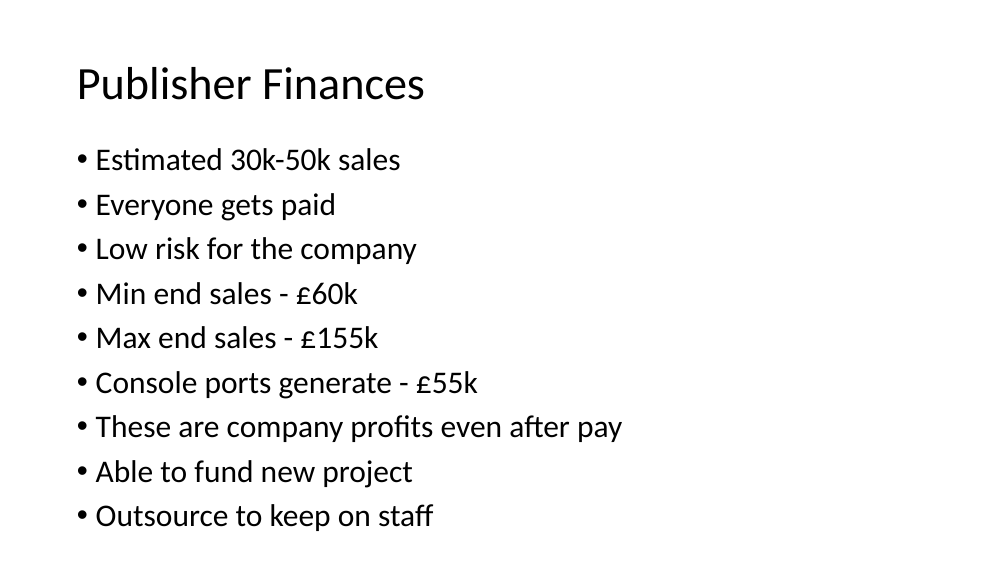
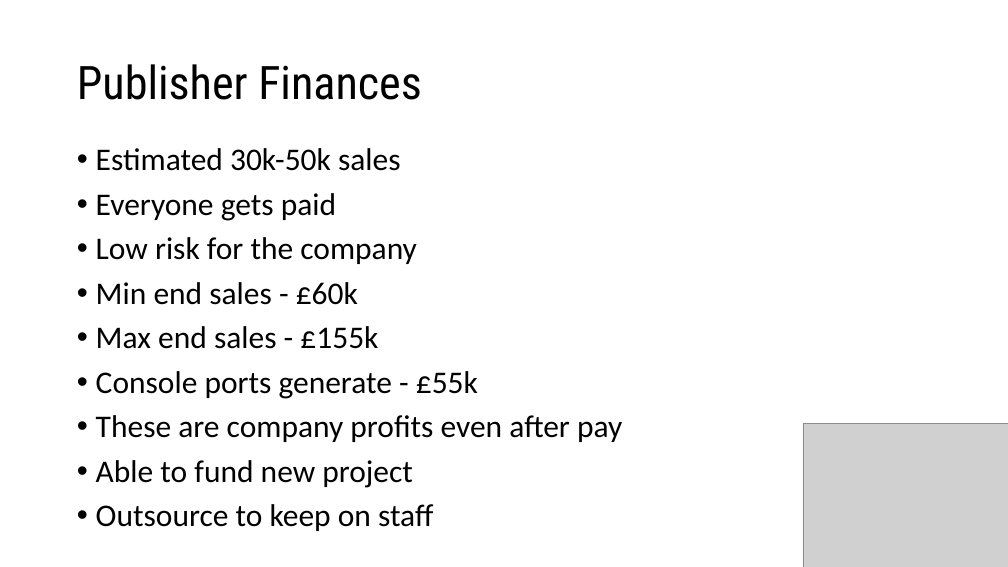
Before and after one commit to HoaxShark/MarketEvaluation, a slide deck: slide 5 of Business Presentation.pptx. Drawn at 1008x567 pixels with LibreOffice and Linux fonts; fonts in the diff are those of the drawing; grey boxes stand for pictures; background and template pictures are left out. Boxes give left, top, right and bottom in pixels: in the first picture for what was removed or moved away, otherwise in the second. Text is boxed around its words. In the diff, an @@ line names an element or a change of style, - is before the commit and + after.

```diff
--- a/Business Presentation.pptx
+++ b/Business Presentation.pptx
@@ title "Publisher Finances" at box(77, 64, 422, 100): font Calibri to Roboto Condensed @@
@@ picture added at box(803, 424, 1008, 567) @@
```
Also in this commit, not shown: 5 other slides changed.
